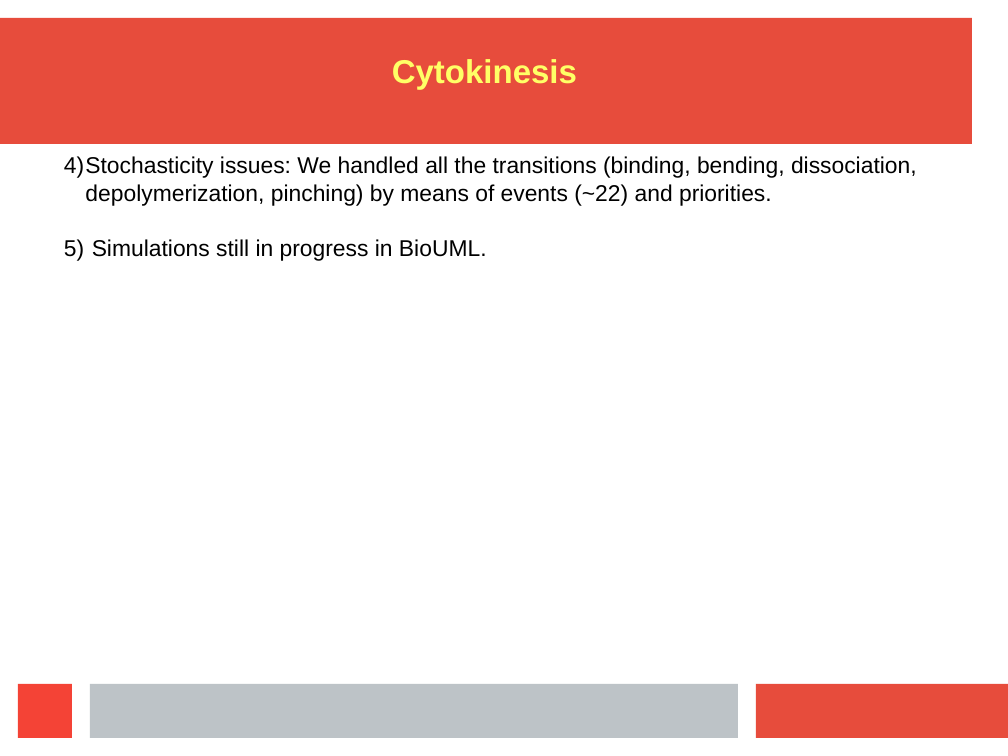
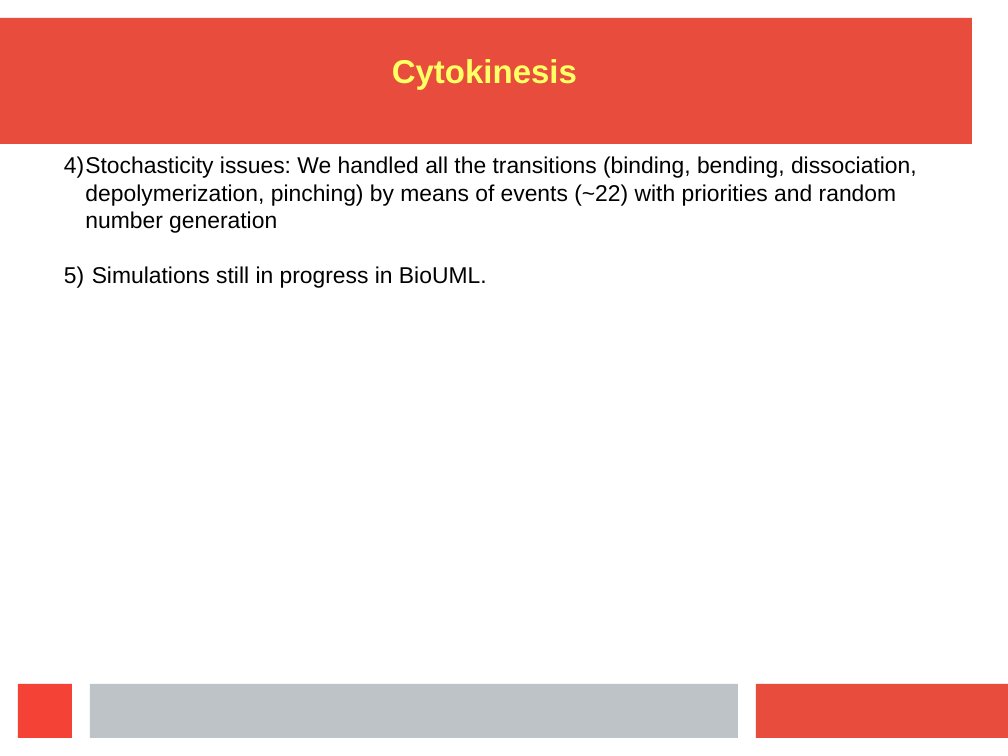
Before and after one commit to dagwa/wholecell-cytokinesis, a slide deck: slide 8 of presentation-slides/Cytokinesis_group_Friday_DP.odp (slide 7 before the commit). Drawn at 1008x756 pixels with LibreOffice and Linux fonts; fonts in the diff are those of the drawing. Boxes give left, top, right and bottom in pixels: in the first picture for what was removed or moved away, otherwise in the second. Text is boxed around its words. In the diff, an @@ line names an element or a change of style, - is before the commit and + after.

```diff
--- a/presentation-slides/Cytokinesis_group_Friday_DP.odp
+++ b/presentation-slides/Cytokinesis_group_Friday_DP.odp
@@ text at bbox=[64, 156, 917, 233]: text changed @@
-4) Stochasticity issues: We handled all the transitions (binding, bending, dissociation, depolymerization, pinching) by means of events (~22) and priorities.
+4) Stochasticity issues: We handled all the transitions (binding, bending, dissociation, depolymerization, pinching) by means of events (~22) with priorities and random number generation
```
Also in this commit, not shown: 2 slides added, 1 slide removed.
